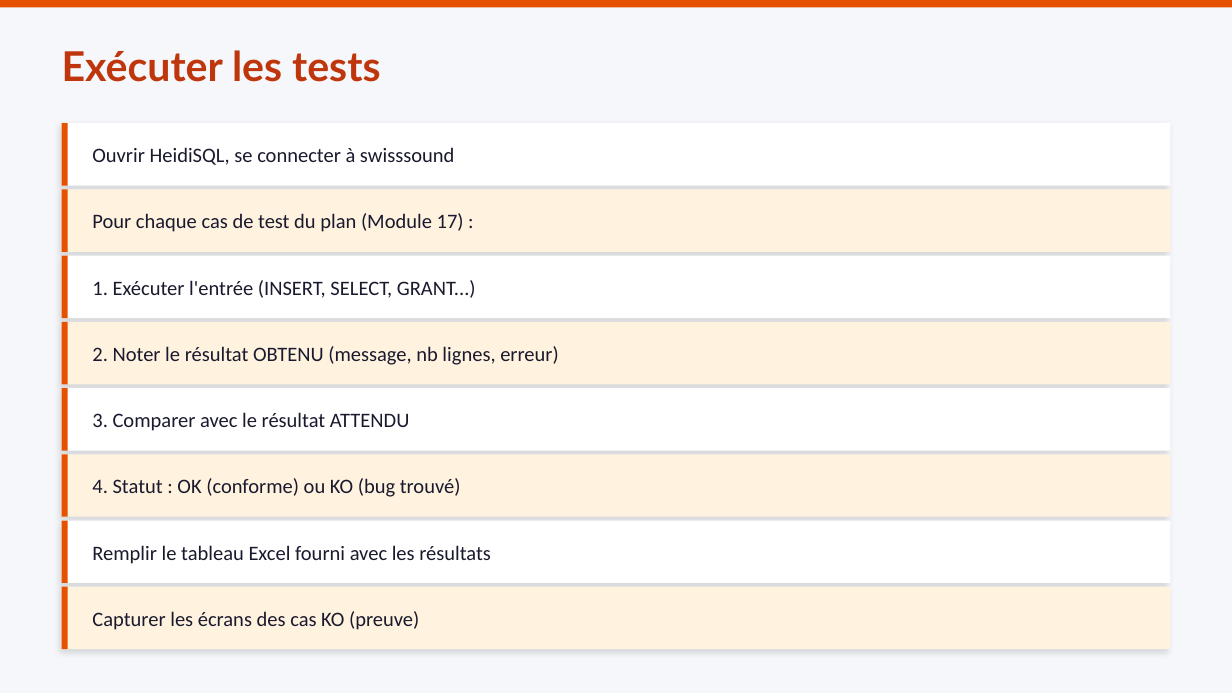
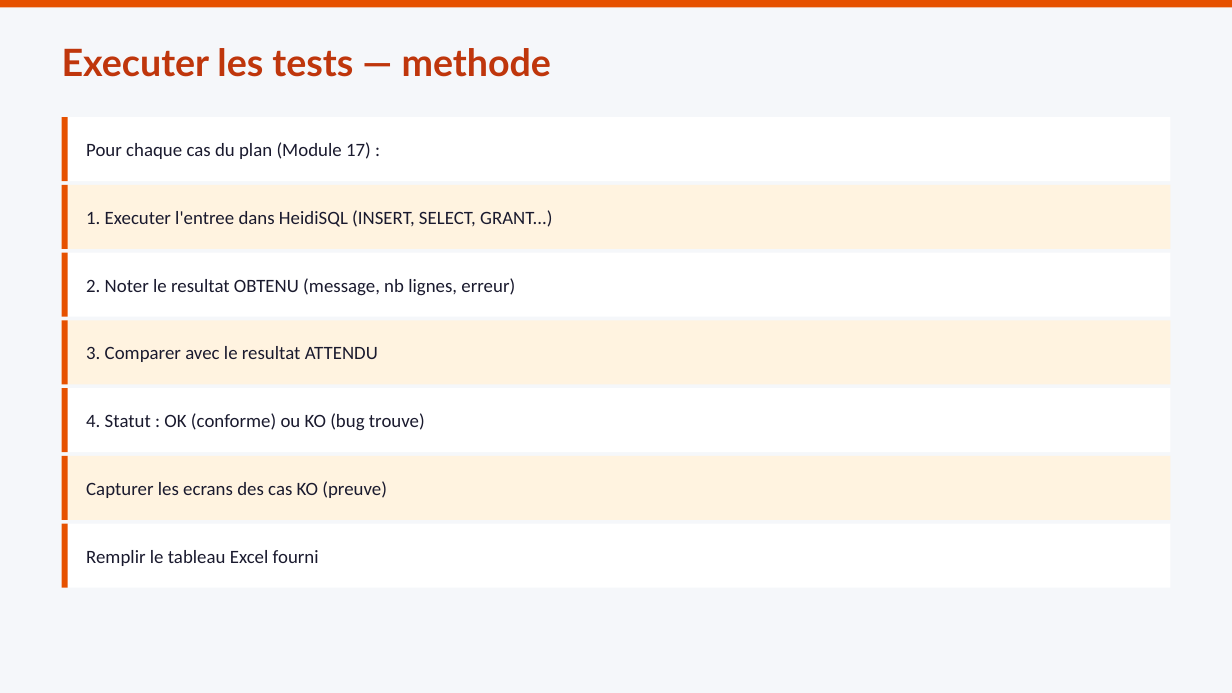
Before and after one commit to mbiTati/unit4_gamifie, a slide deck: slide 2 of pptx/Module18_Exécution_et_évaluation_tests.pptx. Drawn at 1232x693 pixels with LibreOffice and Linux fonts; fonts in the diff are those of the drawing. Boxes give left, top, right and bottom in pixels: in the first picture for what was removed or moved away, otherwise in the second. Text is boxed around its words. In the diff, an @@ line names an element or a change of style, - is before the commit and + after.

```diff
--- a/pptx/Module18_Exécution_et_évaluation_tests.pptx
+++ b/pptx/Module18_Exécution_et_évaluation_tests.pptx
@@ text at bbox=[62, 48, 551, 77]: text changed; size 24 to 22 pt @@
-Exécuter les tests
+Executer les tests — methode
@@ shadow off in 7 elements at bbox=[62, 320, 1170, 384], bbox=[62, 388, 1170, 452], bbox=[62, 456, 1170, 520], bbox=[62, 253, 1170, 317], bbox=[62, 185, 1170, 249], bbox=[62, 524, 1170, 588], bbox=[62, 117, 1170, 181] @@
@@ 4 rectangles: place and size @@
-4 rectangles at bbox=[62, 123, 1170, 253]
+4 rectangles at bbox=[62, 117, 1170, 249]
@@ text at bbox=[86, 142, 371, 159]: text changed; size 12 to 11 pt @@
-Pour chaque cas de test du plan (Module 17) :
+Pour chaque cas du plan (Module 17) :
@@ text removed at bbox=[92, 147, 454, 165] @@
-Ouvrir HeidiSQL, se connecter à swisssound
@@ text added at bbox=[86, 210, 553, 227], 11 pt, text #1A1A2E @@
+1. Executer l'entree dans HeidiSQL (INSERT, SELECT, GRANT...)
@@ text at bbox=[86, 278, 515, 296]: text changed; size 12 to 11 pt @@
-1. Exécuter l'entrée (INSERT, SELECT, GRANT...)
+2. Noter le resultat OBTENU (message, nb lignes, erreur)
@@ text at bbox=[86, 346, 378, 362]: text changed; size 12 to 11 pt @@
-2. Noter le résultat OBTENU (message, nb lignes, erreur)
+3. Comparer avec le resultat ATTENDU
@@ text at bbox=[86, 413, 425, 430]: text changed; size 12 to 11 pt @@
-3. Comparer avec le résultat ATTENDU
+4. Statut : OK (conforme) ou KO (bug trouve)
@@ text at bbox=[86, 481, 387, 498]: text changed; size 12 to 11 pt @@
-4. Statut : OK (conforme) ou KO (bug trouvé)
+Capturer les ecrans des cas KO (preuve)
@@ rectangle: place and size @@
-rectangle at bbox=[62, 520, 1170, 583]
+rectangle at bbox=[62, 524, 1170, 588]
@@ rectangle: place and size @@
-rectangle at bbox=[62, 520, 68, 583]
+rectangle at bbox=[62, 524, 68, 588]
@@ text at bbox=[86, 550, 319, 566]: text changed; size 12 to 11 pt @@
-Remplir le tableau Excel fourni avec les résultats
+Remplir le tableau Excel fourni
@@ rectangle removed at bbox=[62, 586, 1170, 649] @@
@@ rectangle removed at bbox=[62, 586, 68, 649] @@
@@ text removed at bbox=[92, 611, 419, 630] @@
-Capturer les écrans des cas KO (preuve)
```
Also in this commit, not shown: 5 other slides changed, 2 slides added, 1 slide removed, 8 other files.
